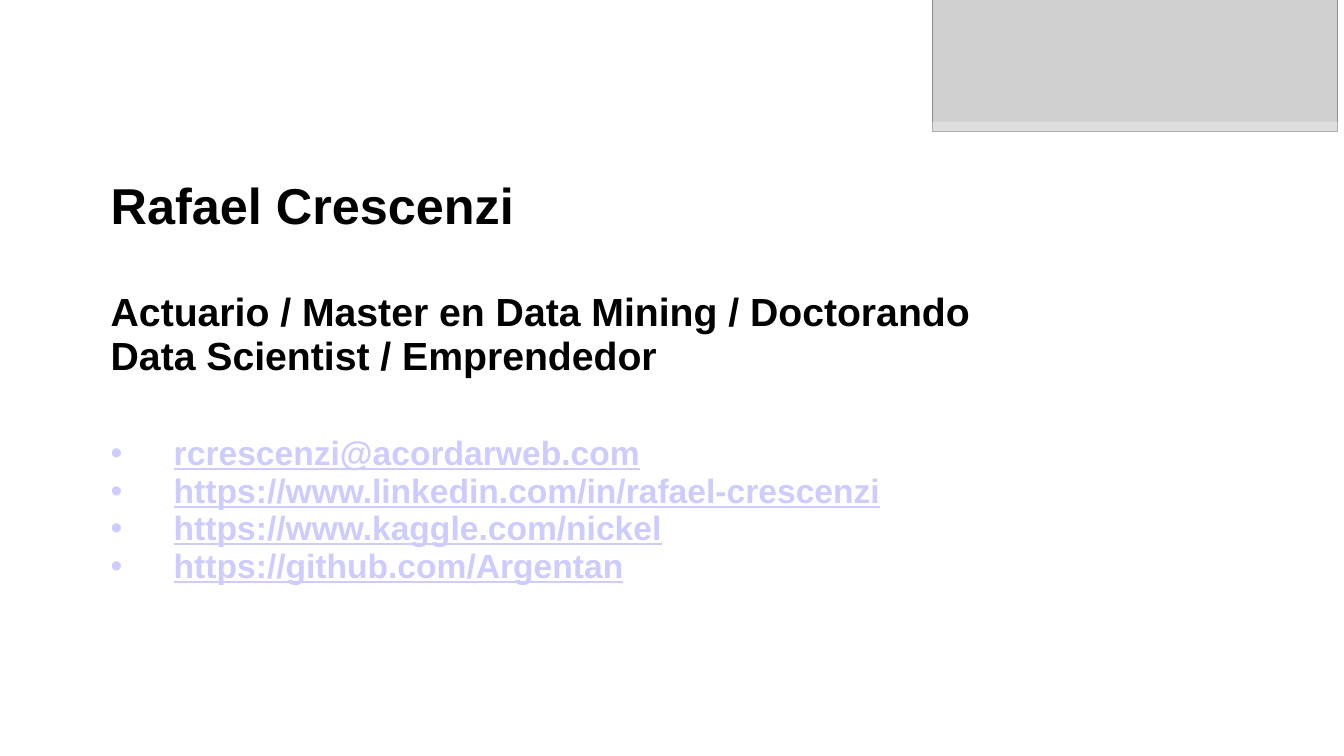
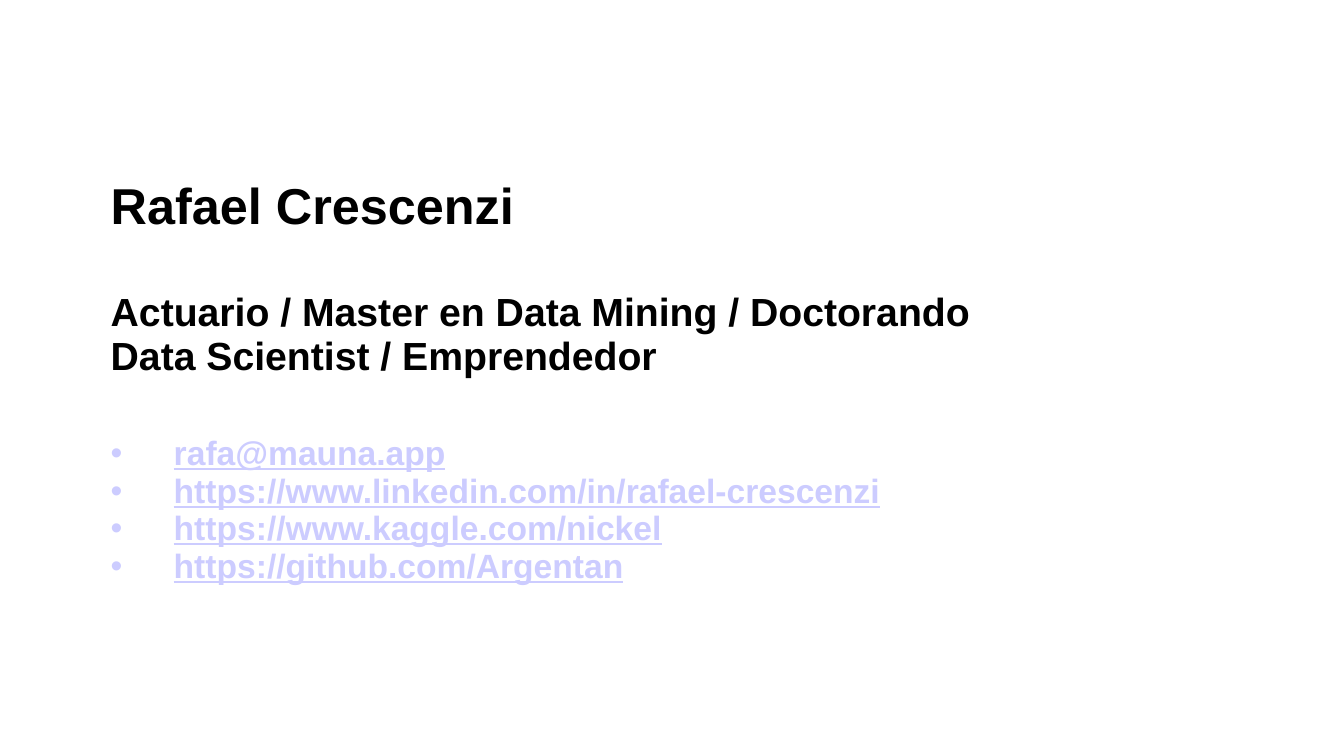
Before and after one commit to Argentan/DDA, a slide deck: slide 2 of 1. intro.pptx. Drawn at 1344x756 pixels with LibreOffice and Linux fonts; fonts in the diff are those of the drawing; grey boxes stand for pictures; background and template pictures are left out. Boxes give left, top, right and bottom in pixels: in the first picture for what was removed or moved away, otherwise in the second. Text is boxed around its words. In the diff, an @@ line names an element or a change of style, - is before the commit and + after.

```diff
--- a/1. intro.pptx
+++ b/1. intro.pptx
@@ picture removed at box(933, 0, 1338, 132) @@
@@ text at box(174, 441, 446, 472): text changed @@
-    • rcrescenzi@acordarweb.com
+    • rafa@mauna.app
```
Also in this commit, not shown: 25 other slides changed, 1 slide added, 1 slide removed, 9 other files.
